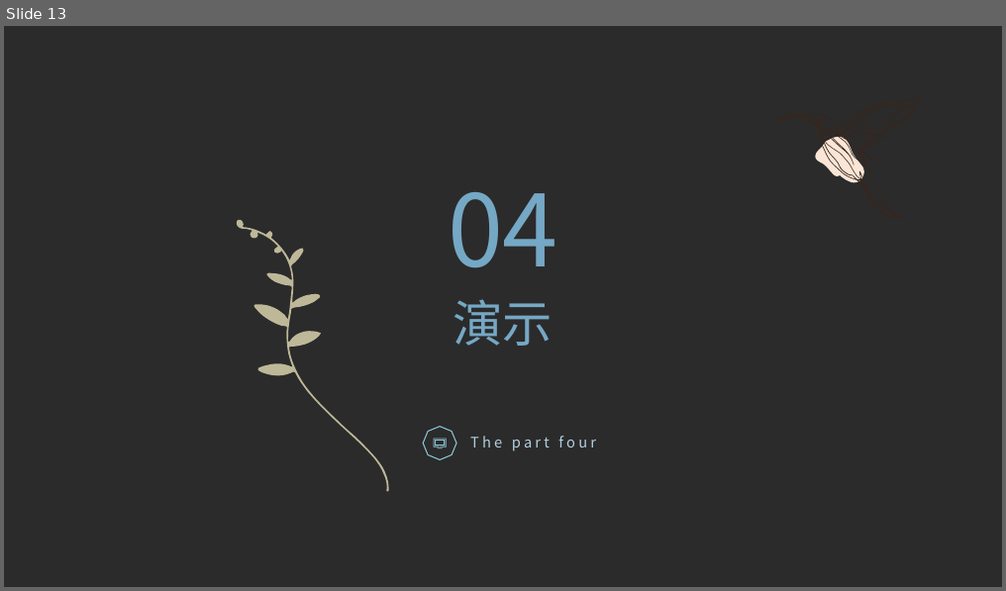
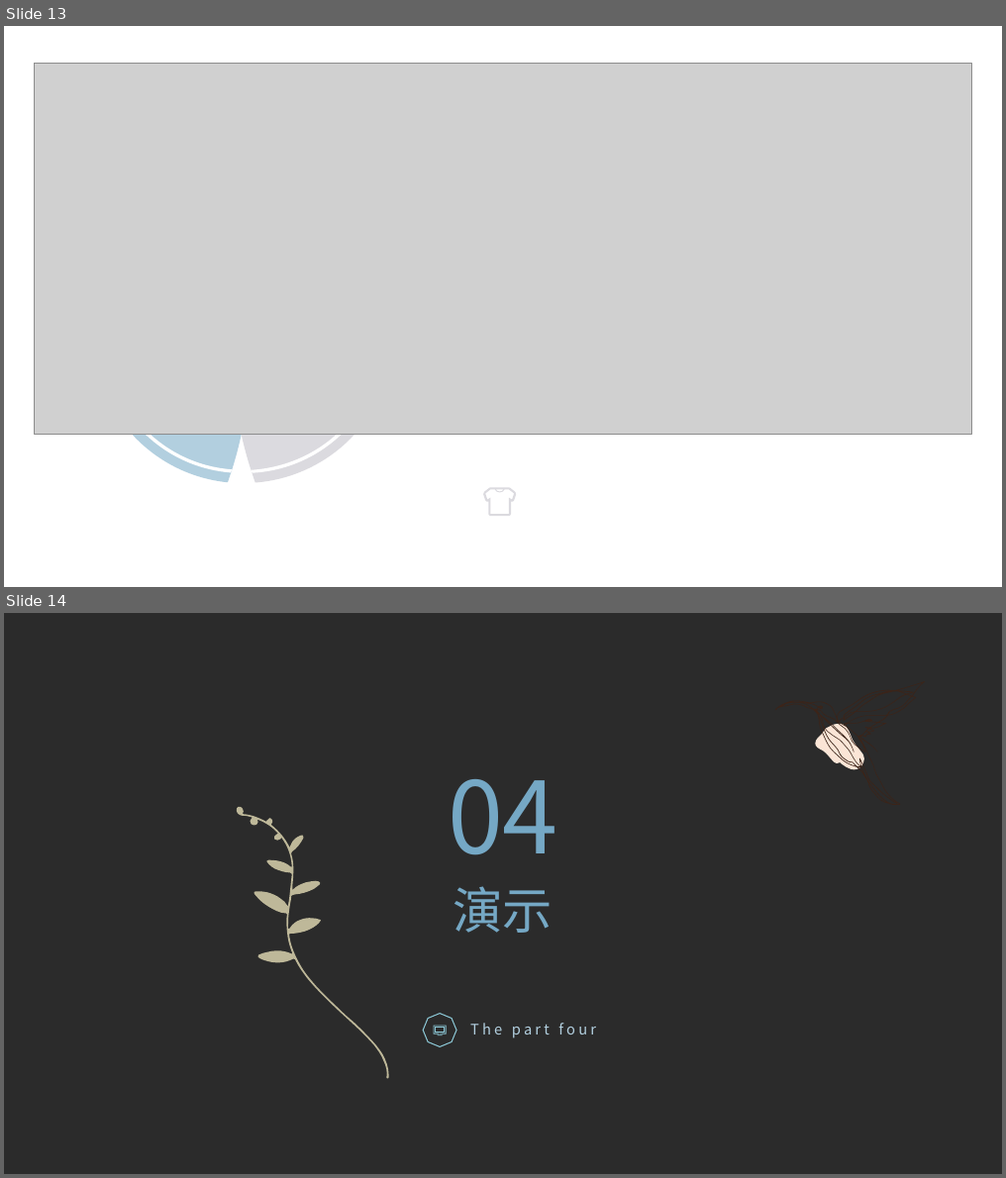
Before and after one commit to PIPIYing/trading_platform, a slide deck: 答辩ppt初稿.pptx. Shown one above the other, each under a label of ours: slide 13 before the commit, slides 13 and 14 after it. The pictures are 1006x591 and 1006x1178 pixels, drawn with LibreOffice and Linux fonts; fonts in the diff are those of the drawing; grey boxes stand for pictures; background and template pictures are left out; a plain dark background stands for a picture behind light text. Boxes give left, top, right and bottom in pixels: in the first picture for what was removed or moved away, otherwise in the second. Text is boxed around its words. In the diff, an @@ line names an element or a change of style, - is before the commit and + after.

```diff
--- a/答辩ppt初稿.pptx
+++ b/答辩ppt初稿.pptx
@@ slide 13 added at bbox=[4, 26, 1002, 587], background #FFFFFF @@
@@ picture added at bbox=[34, 64, 971, 435] @@
@@ ellipse added at bbox=[54, 64, 91, 101], fill #B2CFDF @@
@@ group added at bbox=[66, 260, 420, 508]: 4 freeform shapes @@
@@ freeform shape added at bbox=[483, 488, 516, 516], fill #DBDADF @@
@@ what was slide 13 is now slide 14 @@
```
Also in this commit, not shown: 9 slides changed, 2 other slides added, 1 slide removed, 11 other files.
